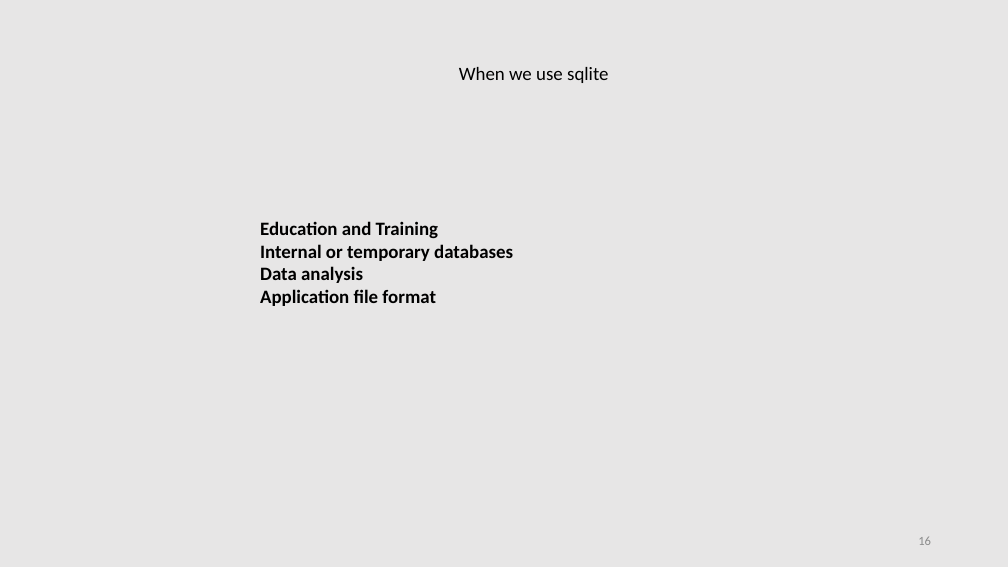
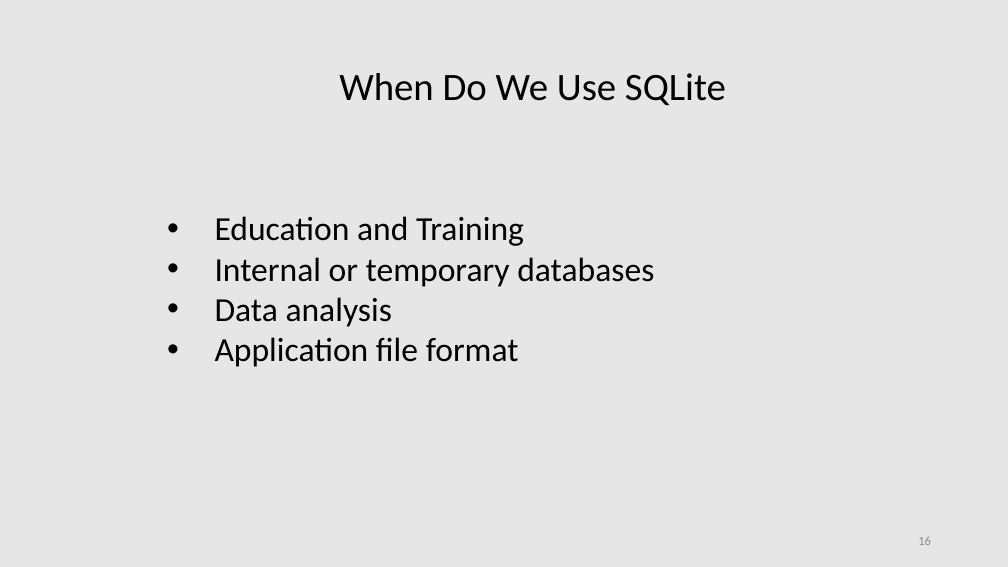
Before and after one commit to lahcenrahlaoui/Wingardium_Leviosaaaa, a slide deck: slide 16 of Presentation-projet-SQLite [Autosaved].pptx. Drawn at 1008x567 pixels with LibreOffice and Linux fonts; fonts in the diff are those of the drawing. Boxes give left, top, right and bottom in pixels: in the first picture for what was removed or moved away, otherwise in the second. Text is boxed around its words. In the diff, an @@ line names an element or a change of style, - is before the commit and + after.

```diff
--- a/Presentation-projet-SQLite [Autosaved].pptx
+++ b/Presentation-projet-SQLite [Autosaved].pptx
@@ text at <box>339,73,726,105</box>: text changed; size 18 to 37 pt @@
-When we use sqlite
+When Do We Use SQLite
@@ text "Education and Training": place and size @@
-text "Education and Training" at <box>260,221,513,306</box>
+text "Education and Training" at <box>215,216,654,367</box>
@@ text "Education and Training" at <box>215,216,654,367</box>: size 18 to 32 pt, bold off; bullet none to • @@
```
Also in this commit, not shown: 2 other slides changed.
